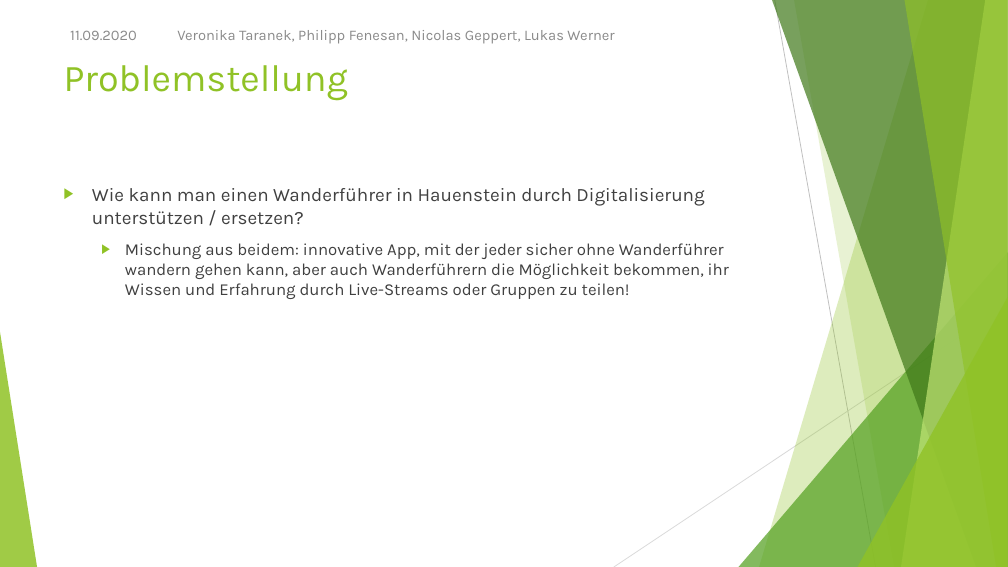
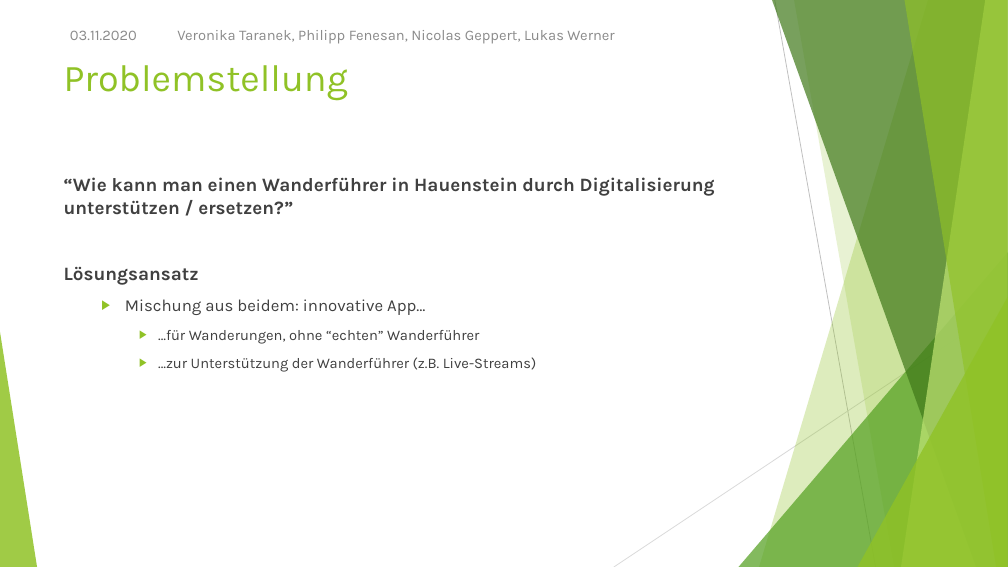
Before and after one commit to NicoGep/Programming_Project, a slide deck: slide 3 of presentation/wanderoo – Gruppe 3.pptx. Drawn at 1008x567 pixels with LibreOffice and Linux fonts; fonts in the diff are those of the drawing. Boxes give left, top, right and bottom in pixels: in the first picture for what was removed or moved away, otherwise in the second. Text is boxed around its words. In the diff, an @@ line names an element or a change of style, - is before the commit and + after.

```diff
--- a/presentation/wanderoo – Gruppe 3.pptx
+++ b/presentation/wanderoo – Gruppe 3.pptx
@@ text at <box>70,30,137,40</box>: text changed @@
-11.09.2020
+03.11.2020
@@ text at <box>64,177,715,372</box>: text changed; size 16 to 18 pt @@
-▶ Wie kann man einen Wanderführer in Hauenstein durch Digitalisierung unterstützen / ersetzen?
-  ▶ Mischung aus beidem: innovative App, mit der jeder sicher ohne Wanderführer wandern gehen kann, aber auch Wanderführern die Möglichkeit bekommen, ihr Wissen und Erfahrung durch Live-Streams oder Gruppen zu teilen!
+“Wie kann man einen Wanderführer in Hauenstein durch Digitalisierung unterstützen / ersetzen?”
+Lösungsansatz
+  ▶ Mischung aus beidem: innovative App…
+    ▶ …für Wanderungen, ohne “echten” Wanderführer
+    ▶ …zur Unterstützung der Wanderführer (z.B. Live-Streams)
```
Also in this commit, not shown: 4 other slides changed.
